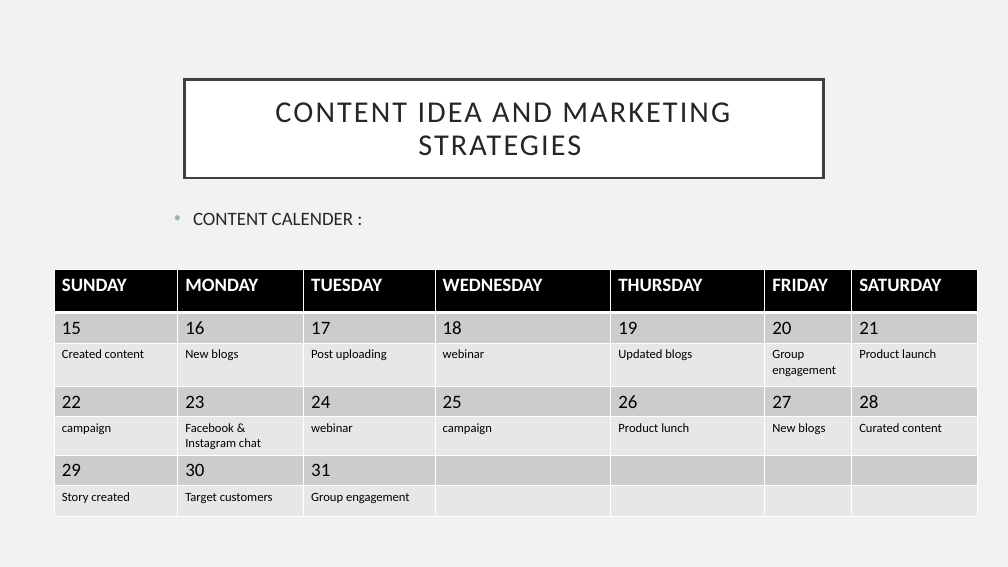
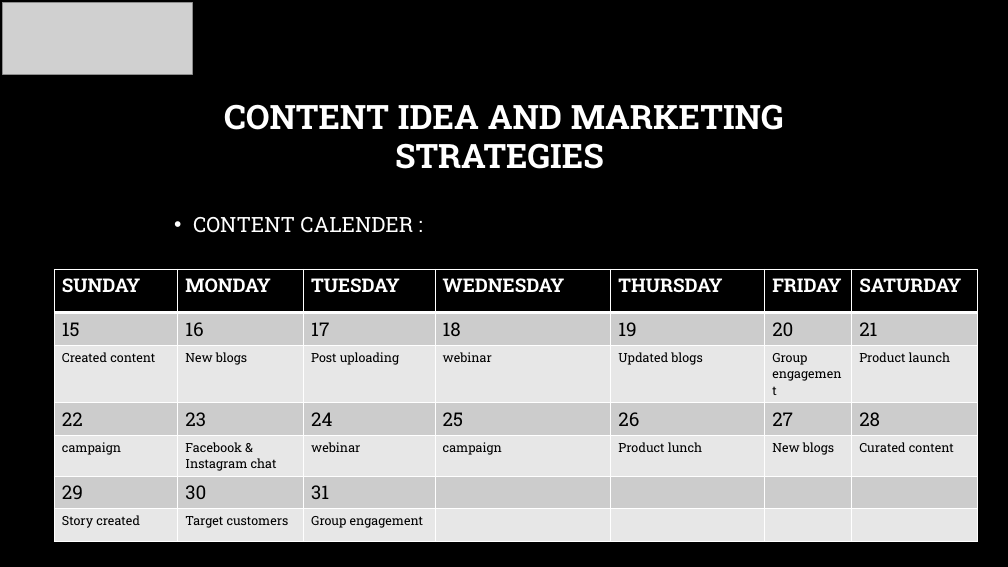
Before and after one commit to Sharfrajhyderbasha/digital-marketing-phase-2--britannia, a slide deck: slide 13 of BRITANNIA_PPT[2] susa sharfraj 1.pptx. Drawn at 1008x567 pixels with LibreOffice and Linux fonts; fonts in the diff are those of the drawing; grey boxes stand for pictures; background and template pictures are left out. Boxes give left, top, right and bottom in pixels: in the first picture for what was removed or moved away, otherwise in the second. Text is boxed around its words. In the diff, an @@ line names an element or a change of style, - is before the commit and + after.

```diff
--- a/BRITANNIA_PPT[2] susa sharfraj 1.pptx
+++ b/BRITANNIA_PPT[2] susa sharfraj 1.pptx
@@ background #F2F2F2 to picture (left out) @@
@@ picture added at <box>2,2,192,74</box> @@
@@ title "CONTENT IDEA AND MARKETING STRATEGIES": place and size @@
-title "CONTENT IDEA AND MARKETING STRATEGIES" at <box>185,79,823,178</box>
+title "CONTENT IDEA AND MARKETING STRATEGIES" at <box>224,104,784,169</box>
@@ title "CONTENT IDEA AND MARKETING STRATEGIES" at <box>224,104,784,169</box>: size 28.8 to 32 pt, font Calibri to Roboto Slab, text colour #262626 to #FFFFFF, letter spacing 2 to 0 pt, bold on; fill #FFFFFF to none; outline #404040 2.5 pt to none @@
@@ text "CONTENT CALENDER :" at <box>193,217,413,233</box>: size 18 to 20 pt, font Calibri to Roboto Slab, text colour #262626 to #FFFFFF; line spacing 1 to 1.2 @@
@@ table at <box>54,269,978,535</box> @@
@@ font Calibri to Roboto Slab @@
```
Also in this commit, not shown: 14 other slides changed, 2 slides added, 1 slide removed.
